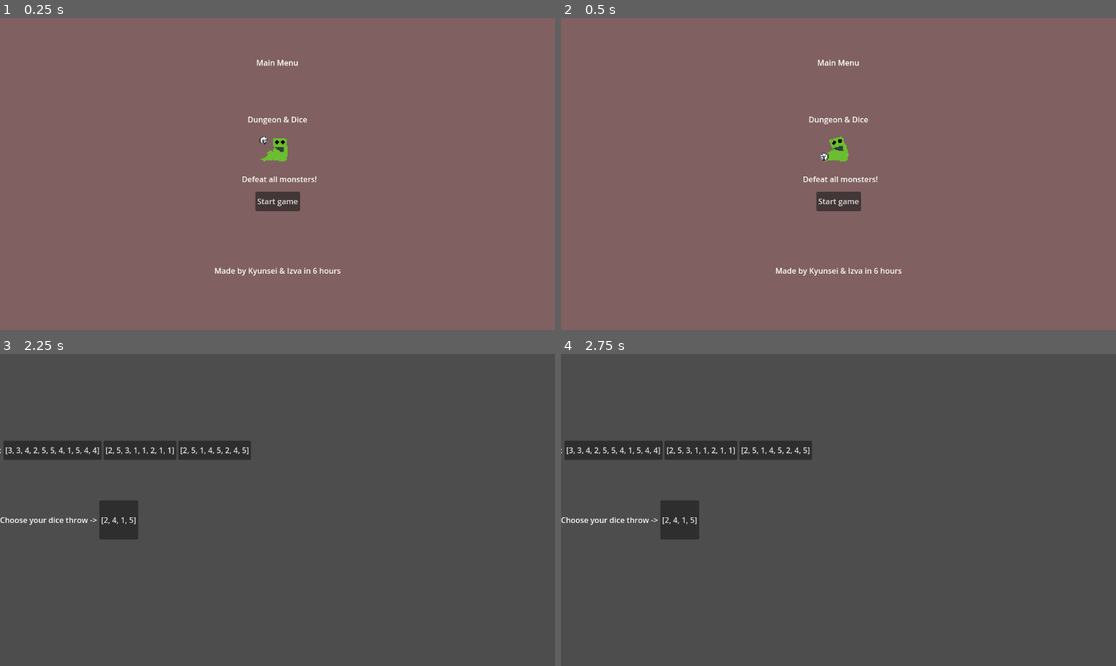
Above: before the commit, frames 1-4 (two rows, left to right).
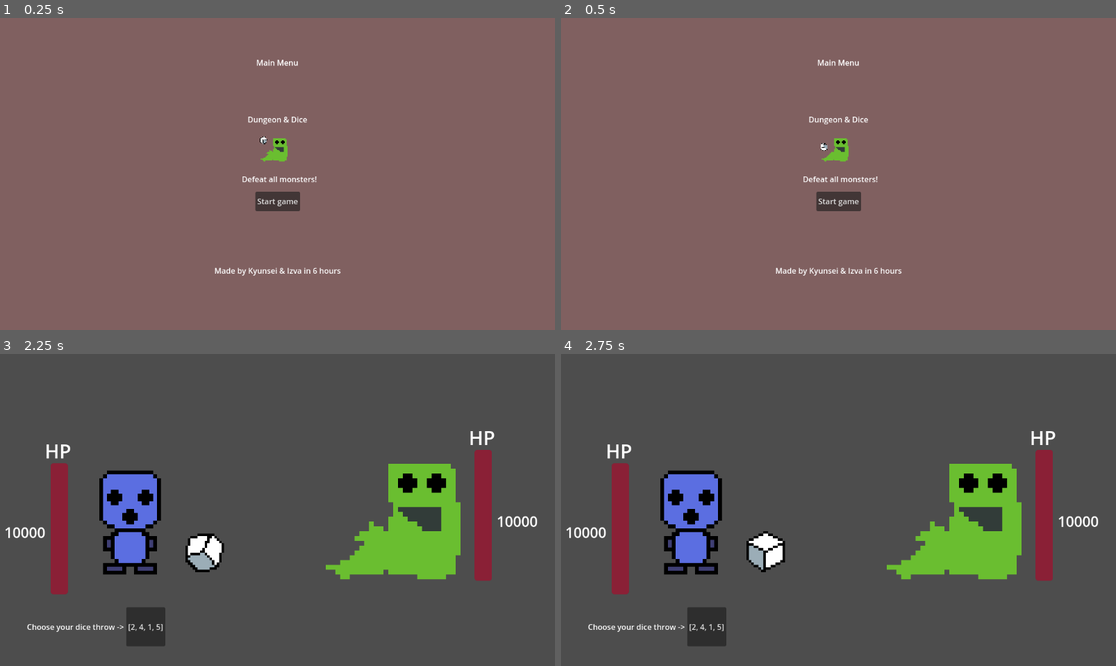
Above: after the commit, the same moments.

Repository: icvara/IMPROGAMEJAM2
Game: Godot game, scene res://Scenes/main_menu.tscn
Two runs of this game, one before a commit and one after it. Both use one fixed random seed, a clock stepped at 60 frames per second and the inputs below.
Inputs:
- Up to frame 1 (0.25 s): no input
- Up to frame 2 (0.5 s): no input
- Up to frame 3 (2.25 s): click "Start game" at 0.5 s; click "dice1 : [2, 4, 1, 5]" at 1.25 s; click "0" at 2 s
- Up to frame 4 (2.75 s): no input

Frame 1 is identical in both runs. In frame 2, 0.1% of the frame differs, in the area x 46-52%, y 37-46%; in frame 3, 16%, in the area x 0-97%, y 24-94%; in frame 4, 16%.

Commit message:
fix merge

Diff:
--- a/impro_gamejam_2/Scenes/fight_scene.tscn
+++ b/impro_gamejam_2/Scenes/fight_scene.tscn
@@ -1,6 +1,9 @@
-[gd_scene load_steps=2 format=3 uid="uid://fofk1s7s4a4i"]
+[gd_scene load_steps=5 format=3 uid="uid://fofk1s7s4a4i"]
 
 [ext_resource type="Script" uid="uid://dwu2rohufpk4o" path="res://Scripts/fight_scene.gd" id="1_l3x7y"]
+[ext_resource type="PackedScene" uid="uid://bcco7h46tyaqj" path="res://Scenes/dice_roll.tscn" id="2_78axv"]
+[ext_resource type="PackedScene" uid="uid://wx41m118lbqo" path="res://Scenes/monster_1.tscn" id="2_x4t7m"]
+[ext_resource type="PackedScene" uid="uid://imjepunv7ehx" path="res://Scenes/palyer.tscn" id="4_11mp3"]
 
 [node name="FightScene" type="Control"]
 layout_mode = 3
@@ -11,14 +14,23 @@
 grow_vertical = 2
 script = ExtResource("1_l3x7y")
 
+[node name="Dice_roll" parent="." instance=ExtResource("2_78axv")]
+position = Vector2(420, 408)
+scale = Vector2(5, 5)
+
+[node name="Label" type="Label" parent="Dice_roll"]
+offset_right = 40.0
+offset_bottom = 23.0
+
 [node name="BoxContainer" type="BoxContainer" parent="."]
 layout_mode = 1
 anchors_preset = 4
 anchor_top = 0.5
 anchor_bottom = 0.5
-offset_top = -20.0
-offset_right = 394.0
-offset_bottom = 61.0
+offset_left = 56.0
+offset_top = 202.0
+offset_right = 455.0
+offset_bottom = 283.0
 grow_vertical = 2
 
 [node name="Label" type="Label" parent="BoxContainer"]
@@ -77,16 +89,17 @@
 layout_mode = 2
 
 [node name="BoxContainer2" type="BoxContainer" parent="."]
+visible = false
 layout_mode = 1
 anchors_preset = 8
 anchor_left = 0.5
 anchor_top = 0.5
 anchor_right = 0.5
 anchor_bottom = 0.5
-offset_left = -459.0
-offset_top = -144.0
-offset_right = -308.0
-offset_bottom = -104.0
+offset_left = -52.0
+offset_top = 249.0
+offset_right = 123.0
+offset_bottom = 289.0
 grow_horizontal = 2
 grow_vertical = 2
 
@@ -102,6 +115,70 @@
 
 [node name="Reward3" type="Button" parent="BoxContainer2"]
 layout_mode = 2
+
+[node name="Monster1" parent="." instance=ExtResource("2_x4t7m")]
+position = Vector2(816, 338)
+scale = Vector2(10, 10)
+
+[node name="EnemyHP" type="ProgressBar" parent="."]
+modulate = Color(0.99383, 0, 0.20946, 1)
+layout_mode = 0
+offset_left = 985.0
+offset_top = 199.0
+offset_right = 1021.0
+offset_bottom = 471.0
+value = 100.0
+show_percentage = false
+
+[node name="Label" type="Label" parent="."]
+layout_mode = 0
+offset_left = 973.0
+offset_top = 146.0
+offset_right = 1028.0
+offset_bottom = 201.0
+theme_override_font_sizes/font_size = 40
+text = "HP"
+
+[node name="Label2" type="Label" parent="."]
+layout_mode = 0
+offset_left = 1031.0
+offset_top = 326.0
+offset_right = 1117.0
+offset_bottom = 368.0
+theme_override_font_sizes/font_size = 30
+text = "10000"
+
+[node name="PlayerHP" type="ProgressBar" parent="."]
+modulate = Color(0.99383, 0, 0.20946, 1)
+layout_mode = 0
+offset_left = 105.0
+offset_top = 227.0
+offset_right = 141.0
+offset_bottom = 499.0
+value = 100.0
+show_percentage = false
+
+[node name="Label3" type="Label" parent="."]
+layout_mode = 0
+offset_left = 93.0
+offset_top = 174.0
+offset_right = 148.0
+offset_bottom = 229.0
+theme_override_font_sizes/font_size = 40
+text = "HP"
+
+[node name="Label4" type="Label" parent="."]
+layout_mode = 0
+offset_left = 9.0
+offset_top = 349.0
+offset_right = 95.0
+offset_bottom = 391.0
+theme_override_font_sizes/font_size = 30
+text = "10000"
+
+[node name="Palyer" parent="." instance=ExtResource("4_11mp3")]
+position = Vector2(270, 338)
+scale = Vector2(8, 8)
 
 [connection signal="button_down" from="BoxContainer/Dice1" to="." method="_on_dice_1_button_down"]
 [connection signal="button_down" from="BoxContainer/Dice2" to="." method="_on_dice_2_button_down"]
--- a/impro_gamejam_2/Scenes/monster_1.tscn
+++ b/impro_gamejam_2/Scenes/monster_1.tscn
@@ -86,4 +86,3 @@
 sprite_frames = SubResource("SpriteFrames_7ko5y")
 animation = &"attack"
 autoplay = "attack"
-frame_progress = 0.648957
--- a/impro_gamejam_2/Scenes/palyer.tscn
+++ b/impro_gamejam_2/Scenes/palyer.tscn
@@ -13,6 +13,10 @@
 [sub_resource type="AtlasTexture" id="AtlasTexture_3yhpe"]
 atlas = ExtResource("1_5vmc2")
 region = Rect2(96, 0, 32, 32)
+
+[sub_resource type="AtlasTexture" id="AtlasTexture_5vmc2"]
+atlas = ExtResource("1_5vmc2")
+region = Rect2(0, 0, 32, 32)
 
 [sub_resource type="SpriteFrames" id="SpriteFrames_gvmcf"]
 animations = [{
@@ -29,10 +33,19 @@
 "loop": true,
 "name": &"default",
 "speed": 5.0
+}, {
+"frames": [{
+"duration": 1.0,
+"texture": SubResource("AtlasTexture_5vmc2")
+}],
+"loop": true,
+"name": &"stop",
+"speed": 5.0
 }]
 
 [node name="Palyer" type="Node2D"]
 
 [node name="AnimatedSprite2D" type="AnimatedSprite2D" parent="."]
 sprite_frames = SubResource("SpriteFrames_gvmcf")
+animation = &"stop"
 autoplay = "default"
--- a/impro_gamejam_2/Scripts/fight_scene.gd
+++ b/impro_gamejam_2/Scripts/fight_scene.gd
@@ -40,6 +40,11 @@
 	dice_check($BoxContainer/Dice14)
 	dice_check($BoxContainer/Dice15)
 	dice_check($BoxContainer/Dice16)
+
+
+	$Palyer.get_node("AnimatedSprite2D").play("stop")
+	$Monster1.get_node("AnimatedSprite2D").play("default")
+
 
 func DiceButtonText (Dicename,BoxButtonNumber):
 	var dicesizevalue = Dicename.size()
@@ -128,7 +133,10 @@
 	var dicesizevalue = Dicename.size()
 	var random_element = randi_range(1,dicesizevalue)
 	var rng_effect = Dicename [str(random_element)]
-	$BoxContainer/Dice_result.text = str(rng_effect)
+	$EnemyHP.value -= rng_effect
+	$Dice_roll.get_node("AnimatedSprite2D").play("roll")
+	$Dice_roll/Label.text = str(rng_effect)
+	#$BoxContainer/Dice_result.text = str(rng_effect)
 
 
 
Not shown: 1 places in impro_gamejam_2/Scenes/palyer.tscn that only renumber resources
